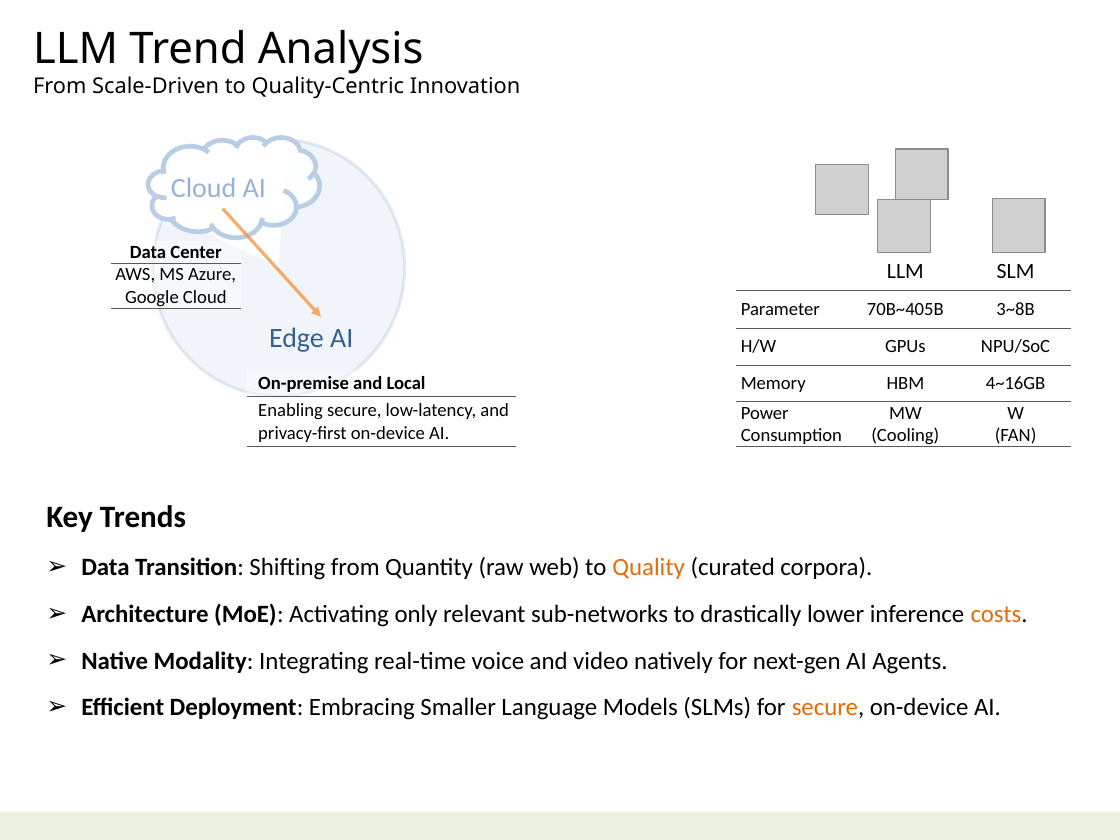
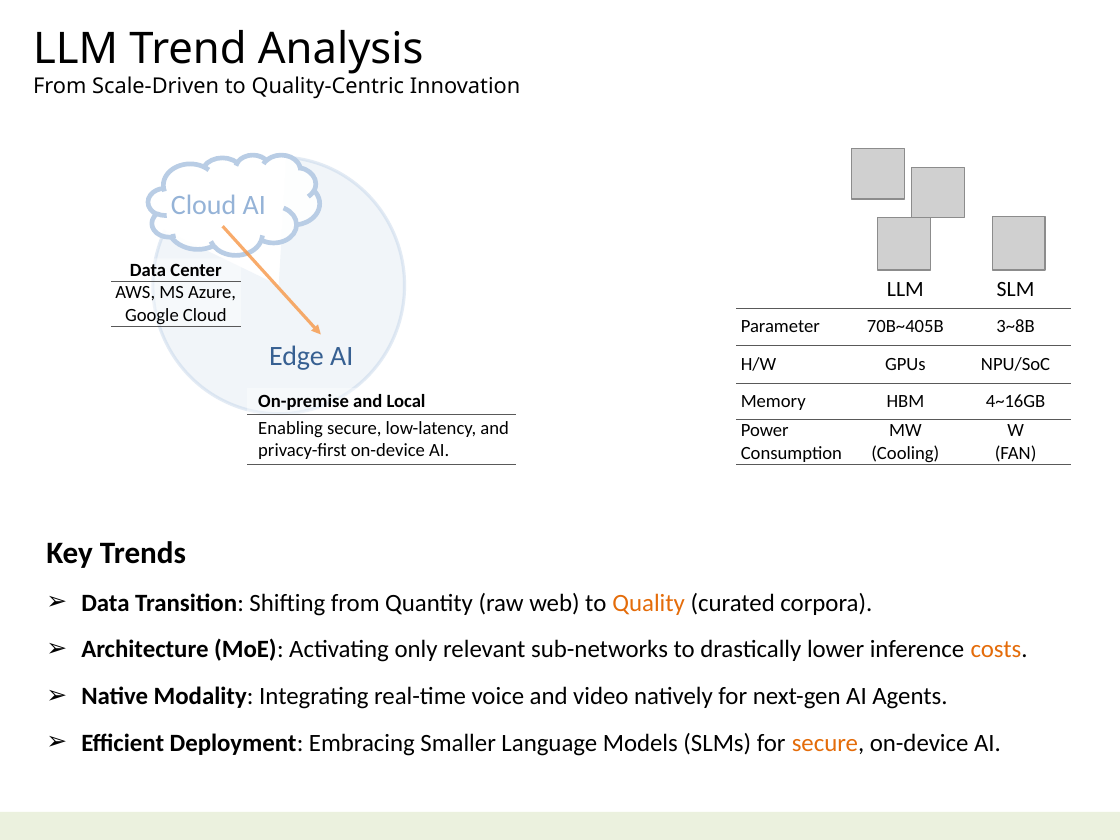
Before and after one commit to navibator/crazy-ai, a slide deck: slide 7 of ai-gemma.pptx. Drawn at 1120x840 pixels with LibreOffice and Linux fonts; fonts in the diff are those of the drawing; grey boxes stand for pictures. Boxes give left, top, right and bottom in pixels: in the first picture for what was removed or moved away, otherwise in the second. Text is boxed around its words. In the diff, an @@ line names an element or a change of style, - is before the commit and + after.

```diff
--- a/ai-gemma.pptx
+++ b/ai-gemma.pptx
@@ picture added at bbox=[851, 149, 904, 199] @@
@@ picture removed at bbox=[895, 149, 948, 199] @@
@@ picture removed at bbox=[815, 165, 868, 215] @@
@@ picture added at bbox=[912, 167, 964, 217] @@
@@ text "Cloud AI": place and size @@
-text "Cloud AI" at bbox=[171, 177, 266, 197]
+text "Cloud AI" at bbox=[171, 194, 266, 214]
@@ 3 tables, 1 text, 1 arc (boxed as its full ellipse), 1 cloud, 1 arrow, 1 picture: place and size @@
-3 tables, 1 text, 1 arc (boxed as its full ellipse), 1 cloud, 1 arrow, 1 picture at bbox=[111, 137, 1071, 451]
+3 tables, 1 text, 1 arc (boxed as its full ellipse), 1 cloud, 1 arrow, 1 picture at bbox=[111, 155, 1071, 469]
@@ picture: place and size @@
-picture at bbox=[992, 199, 1045, 253]
+picture at bbox=[992, 216, 1045, 270]
@@ rectangle "Key Trends": place and size @@
-rectangle "Key Trends" at bbox=[35, 501, 1084, 729]
+rectangle "Key Trends" at bbox=[35, 535, 1084, 764]
```
Also in this commit, not shown: 7 other slides changed, 1 other file.
